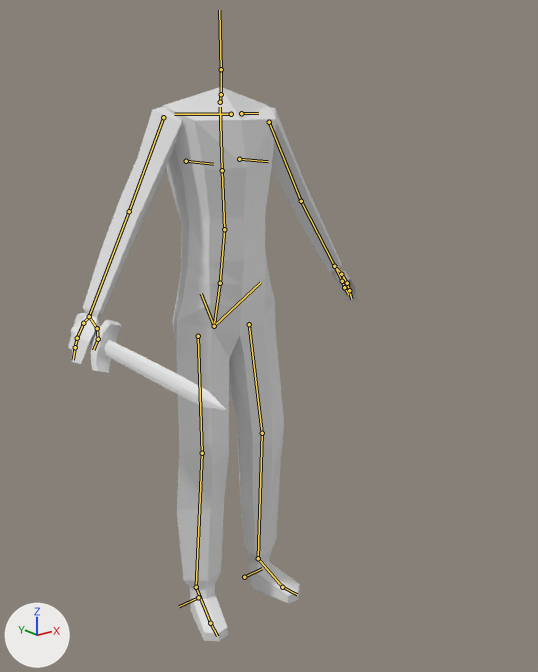
The Blender file salemstalker/Assets/3D/charatermodel/maincharacterblank.blend, before and after one commit.
Before and after are seen from a 50 mm camera at (-1.251, -1.77, 1.602) aimed at (-0.002, -0.209, 0.978). The axes (+X, +Y, +Z) are drawn at lower left. The lights are the same throughout. The bones that bend it are drawn over the model as lines.
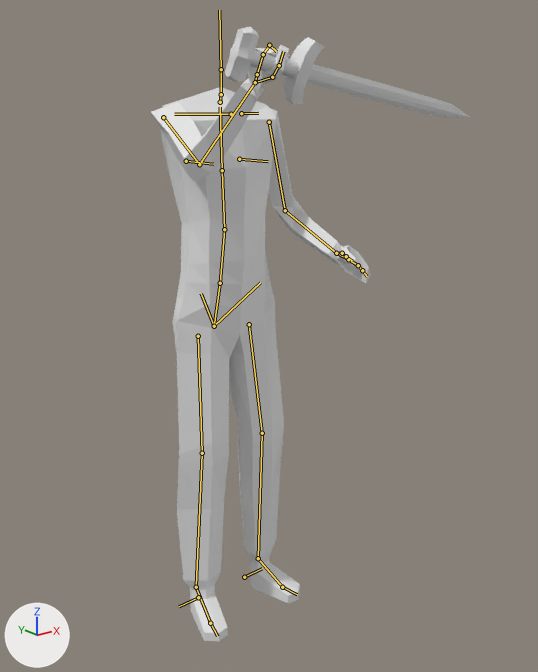
Commit message: blocking idle animtion

The newer file adds an action. The first version stands in its rest pose; the second is drawn at frame 1 of the action 'block_idle'.

The change in detail:
Bone 'upper_arm.L' (bone_upper_arm_l) turns from (0, 0, 0) to (-2, 0, -15) degrees about its own x, y and z.
Bone 'forearm.L' (bone_forearm_l) turns from (0, 0, 0) to (62, 8, -15) degrees about its own x, y and z.
Bone 'upper_arm.R' (bone_upper_arm_r) turns from (0, 0, 0) to (62, 1, 17) degrees about its own x, y and z.
Bone 'forearm.R' (bone_forearm_r) turns from (0, 0, 0) to (59, 8, 11) degrees about its own x, y and z.
Bone 'hand.R' (bone_hand_r) turns from (0, 0, 0) to (122, -7, -77) degrees about its own x, y and z.
Bone 'hand.R.003' (bone_hand_r_003) moves from (0.0, 0.0, 0.0) to (-0.004, 0.0, 0.001).
Bone 'hand.R.003' (bone_hand_r_003) turns from (0, 0, 0) to (6, 29, 22) degrees about its own x, y and z.
Bone 'hand.R.002' (bone_hand_r_002) turns from (0, 0, 0) to (-7, 4, 22) degrees about its own x, y and z.
Bone 'hand.R.001' (bone_hand_r_001) turns from (0, 0, 0) to (0, 4, 66) degrees about its own x, y and z.
Bone 'forearm.R.001' (bone_forearm_r_001) moves from (0.0, 0.0, 0.0) to (0.003, -0.003, 0.001).
Bone 'forearm.R.001' (bone_forearm_r_001) turns from (0, 0, 0) to (-108, -21, 117) degrees about its own x, y and z.

What differs and where, as boxes (x1, y1, x2, y2) in the pictures (538 x 672 px):
'Cube', posed: before (163, 87, 300, 641); after (161, 87, 300, 641)
'Cube.002', posed (23% narrower, 7% shorter): before (71, 107, 358, 364); after (151, 44, 371, 284)
'Cylinder', posed (54% wider, 6% shorter): before (68, 313, 226, 410); after (225, 27, 469, 118)
bone 'upper_arm.L', root to tip: before (269, 122) to (301, 201); after (269, 122) to (285, 210)
bone 'forearm.L', root to tip: before (301, 201) to (334, 266); after (285, 210) to (336, 253)
bone 'upper_arm.R', root to tip: before (163, 117) to (129, 211); after (163, 117) to (199, 164)
bone 'forearm.R', root to tip: before (129, 211) to (89, 316); after (199, 164) to (255, 82)
bone 'hand.R', root to tip: before (89, 316) to (83, 323); after (255, 82) to (257, 74)
bone 'hand.R.003', root to tip: before (83, 323) to (77, 338); after (257, 74) to (263, 54)
bone 'hand.R.002', root to tip: before (77, 338) to (75, 347); after (263, 54) to (269, 45)
bone 'hand.R.001', root to tip: before (75, 347) to (73, 360); after (269, 45) to (276, 51)
bone 'forearm.R.001', root to tip: before (89, 316) to (97, 328); after (255, 82) to (272, 77)
